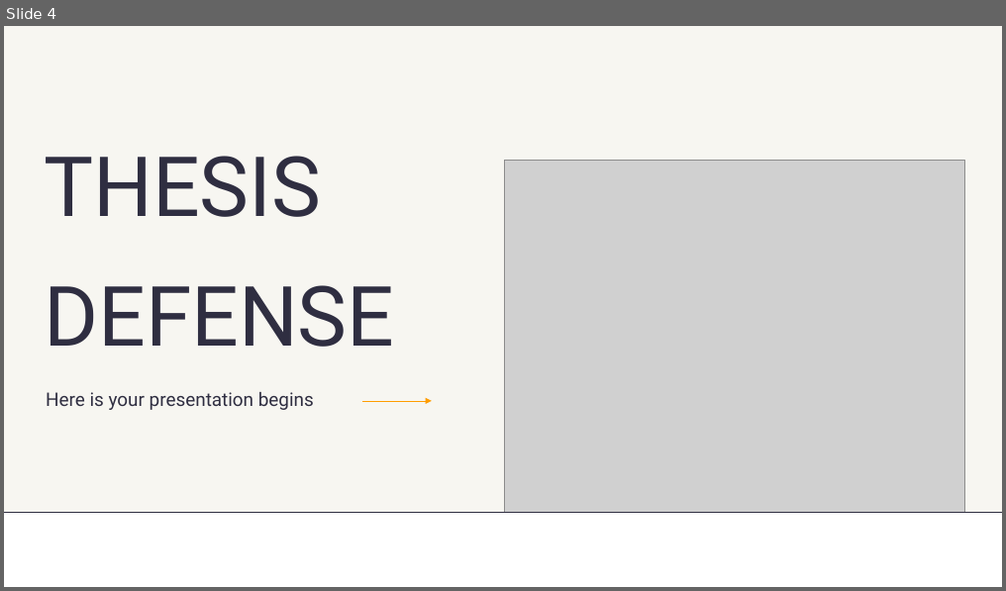
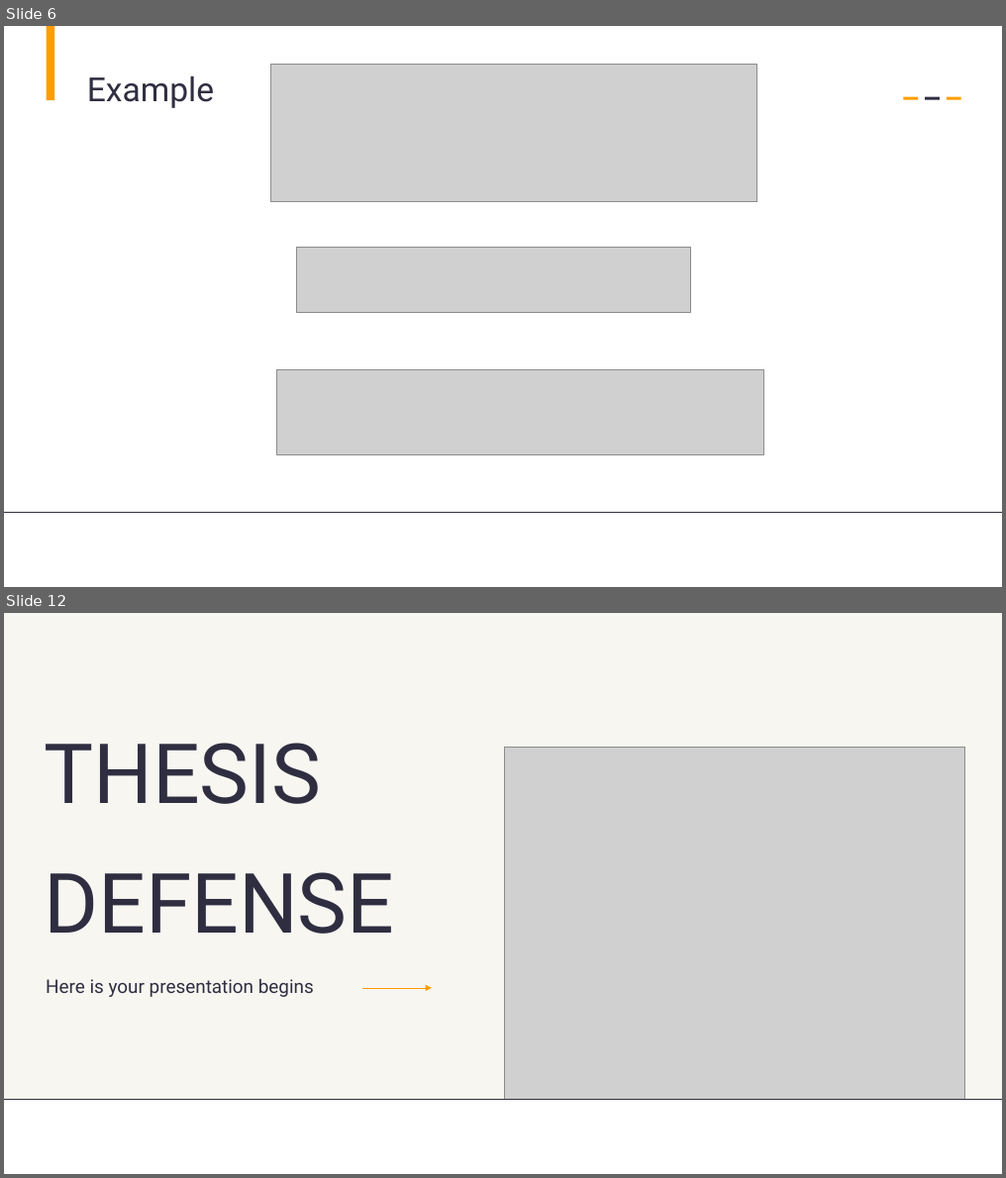
Before and after one commit to AbdessamadAbdaoui/Presentation_Git, a slide deck: presentation_Git.pptx. Shown one above the other, each under a label of ours: slide 4 before the commit, slides 6 and 12 after it; the slides between them are not shown. The pictures are 1006x591 and 1006x1178 pixels, drawn with LibreOffice and Linux fonts; fonts in the diff are those of the drawing; grey boxes stand for pictures. Boxes give left, top, right and bottom in pixels: in the first picture for what was removed or moved away, otherwise in the second. Text is boxed around its words. In the diff, an @@ line names an element or a change of style, - is before the commit and + after.

```diff
--- a/presentation_Git.pptx
+++ b/presentation_Git.pptx
@@ slide 6 added at (4, 26, 1002, 587), background #FFFFFF @@
@@ rectangle added at (46, 26, 54, 100), fill #FF9D00 @@
@@ text added at (87, 76, 214, 108), 32 pt, text #2F2E41 @@
+Example
@@ picture added at (270, 65, 757, 202) @@
@@ rectangle added at (903, 97, 918, 100), fill #FF9D00 @@
@@ rectangle added at (925, 97, 940, 100), fill #2F2E41 @@
@@ rectangle added at (946, 97, 961, 100), fill #FF9D00 @@
@@ picture added at (297, 248, 690, 313) @@
@@ picture added at (277, 370, 764, 455) @@
@@ line added from (4, 513) to (1002, 513), #2F2E41 1 pt @@
@@ what was slide 4 is now slide 12 @@
```
Also in this commit, not shown: 3 slides changed, 7 other slides added, 1 slide removed.
